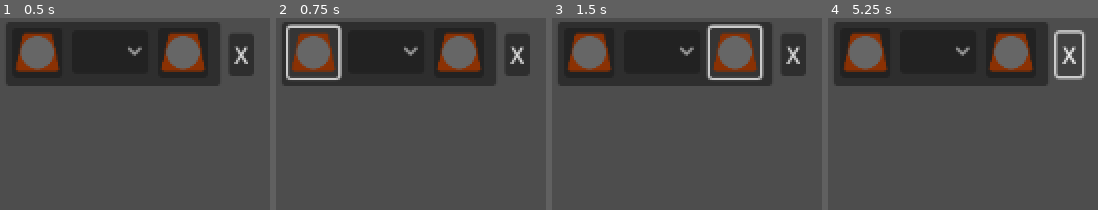
Above: before the commit, frames 1-4 (left to right).
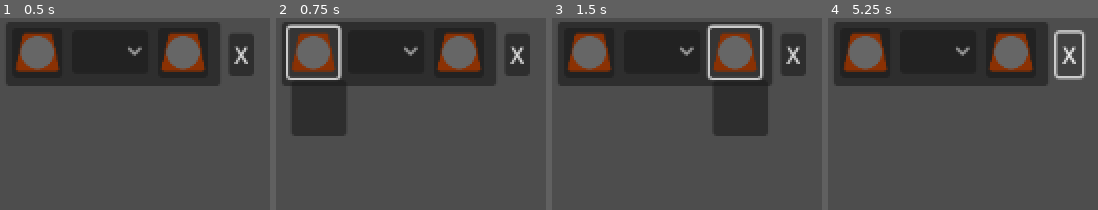
Above: after the commit, the same moments.

Repository: Carth501/The-Big-Grid
Game: Godot game, scene res://scenes/ConditionBar.tscn
Two runs of this game, one before a commit and one after it. Both use one fixed random seed, a clock stepped at 60 frames per second and the inputs below. This scene is started directly instead of the project's main scene.
Inputs (mouse positions are in pixels of both pictures, inside the frame that each line leads up to):
- Up to frame 1 (0.5 s): no input
- Up to frame 2 (0.75 s): click (313, 52) at 0.5 s
- Up to frame 3 (1.5 s): click (735, 52) at 1.25 s
- Up to frame 4 (5.25 s): click (865, 52) at 2 s; click (1011, 52) at 2.75 s; click (865, 52) at 3.5 s; click (1011, 52) at 4.25 s; click "X" at 5 s

Frame 1 is identical in both runs. In frame 2, 5.2% of the frame differs, in the area x 5-26%, y 35-62%; in frame 3, 5.2%; in frame 4, nothing differs.
Error in both runs: Invalid call. Nonexistent function 'start_left_selection' in base 'Nil'. (res://scripts/display/ConditionBar.gd:65)

Commit message:
fix supply icons to show name labels

Diff:
--- a/scenes/display/SupplyIconDisplay.tscn
+++ b/scenes/display/SupplyIconDisplay.tscn
@@ -29,6 +29,7 @@
 
 [node name="PanelContainer" type="PanelContainer" parent="MarginContainer/TextureRect"]
 visible = false
+z_index = 1
 layout_mode = 0
 offset_top = 36.0
 offset_right = 40.0
@@ -37,3 +38,6 @@
 
 [node name="Label" type="Label" parent="MarginContainer/TextureRect/PanelContainer"]
 layout_mode = 2
+
+[connection signal="mouse_entered" from="." to="." method="show_label"]
+[connection signal="mouse_exited" from="." to="." method="hide_label"]
